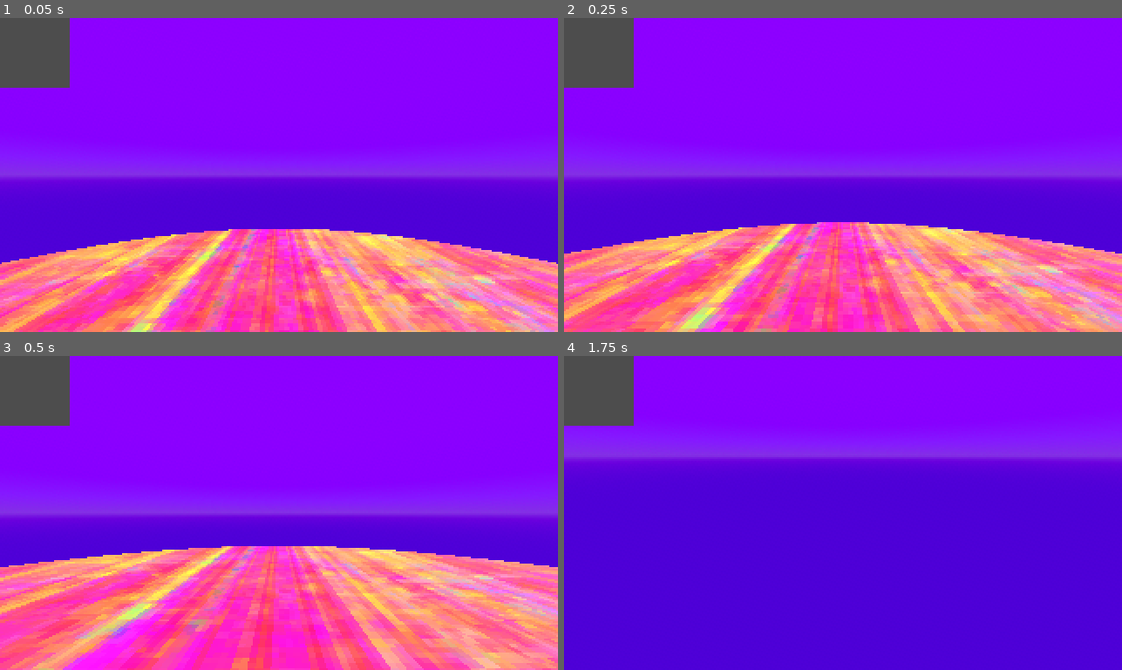
Above: before the commit, frames 1-4 (two rows, left to right).
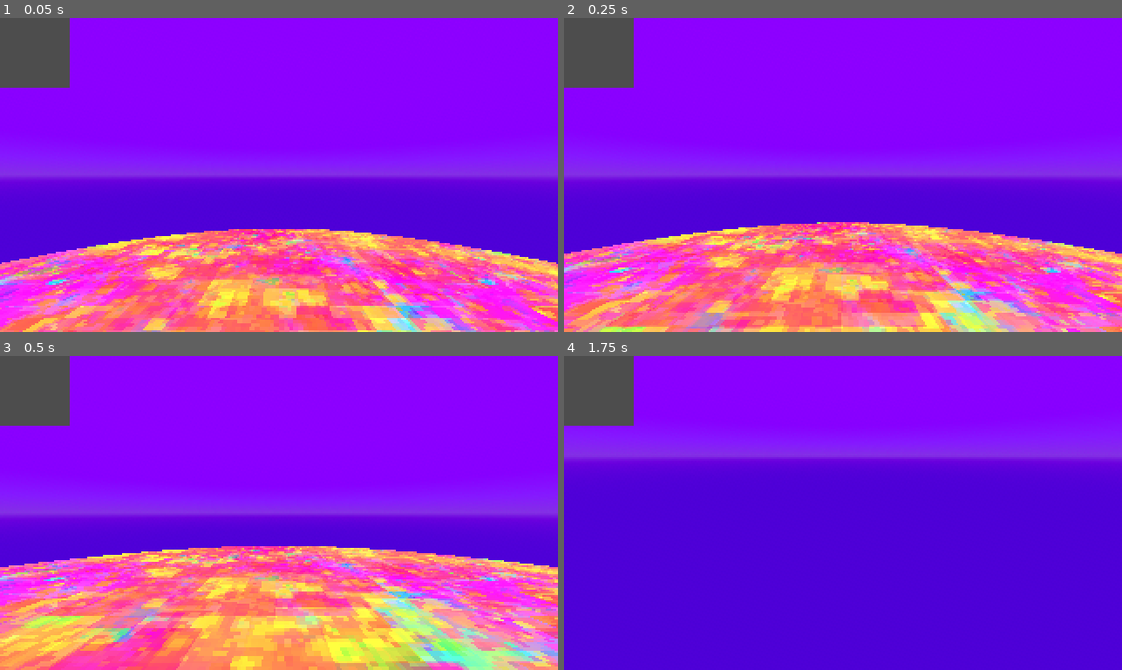
Above: after the commit, the same moments.

Repository: qualitytrash1/CRAZY-GAME
Game: Godot game, scene res://Data/Scenes/Game.tscn
Two runs of this game, one before a commit and one after it. Both use one fixed random seed, a clock stepped at 60 frames per second and the inputs below.
Inputs (mouse positions are in pixels of both pictures, inside the frame that each line leads up to):
- Up to frame 1 (0.05 s): no input
- Up to frame 2 (0.25 s): no input
- Up to frame 3 (0.5 s): no input
- Up to frame 4 (1.75 s): move the mouse to (870, 513) at 0.52 s; hold W (forward) from 0.53 s (still down); tap Down (look_down) at 0.6 s; tap Space (jump) at 0.77, 1.52 s; move the mouse to (815, 513) at 1.27 s; tap Left (look_left) at 1.35 s

The runs differ from the first frame. In frame 1, 26% of the frame differs, in the area x 0-100%, y 67-100%; in frame 2, 28%; in frame 3, 34%, in the area x 0-100%, y 60-100%; in frame 4, nothing differs.

Commit message:
asdfcgtyhu

Diff:
--- a/bonk-bonk...uhh-swing/Data/Scenes/Game.tscn
+++ b/bonk-bonk...uhh-swing/Data/Scenes/Game.tscn
@@ -1,8 +1,7 @@
-[gd_scene load_steps=10 format=3 uid="uid://bfqbt1qxnn60l"]
+[gd_scene load_steps=8 format=3 uid="uid://bfqbt1qxnn60l"]
 
 [ext_resource type="PackedScene" uid="uid://de6f2hlmlsxsd" path="res://Data/Scenes/Player.tscn" id="1_aykmf"]
-[ext_resource type="Shader" uid="uid://kxe02gdoma6e" path="res://Data/Tres/overlay.gdshader" id="1_u6ov3"]
-[ext_resource type="Texture2D" uid="uid://bnmmn8ibxltr6" path="res://Assets/Textures/stardust.png" id="2_xslym"]
+[ext_resource type="Material" uid="uid://bww2njihxtfpe" path="res://Data/Tres/Materials/stardust.tres" id="1_u6ov3"]
 
 [sub_resource type="ProceduralSkyMaterial" id="ProceduralSkyMaterial_aykmf"]
 sky_top_color = Color(0.38431373, 0, 1, 1)
@@ -23,22 +22,8 @@
 adjustment_contrast = 1.15
 adjustment_saturation = 1.15
 
-[sub_resource type="ShaderMaterial" id="ShaderMaterial_xslym"]
-render_priority = 0
-shader = ExtResource("1_u6ov3")
-shader_parameter/overlay_albedo = ExtResource("2_xslym")
-shader_parameter/texture_albedo = ExtResource("2_xslym")
-shader_parameter/albedo_texture_size = Vector2i(128, 128)
-shader_parameter/point_size = 0.0
-shader_parameter/uv1_blend_sharpness = 0.0
-shader_parameter/uv2_blend_sharpness = 0.0
-shader_parameter/uv1_scale = Vector3(0.1, 0.1, 0.1)
-shader_parameter/uv1_offset = Vector3(0, 0, 0)
-shader_parameter/uv2_scale = Vector3(0.05, 0.05, 0.05)
-shader_parameter/uv2_offset = Vector3(0, 0, 0)
-
 [sub_resource type="CylinderMesh" id="CylinderMesh_oth1b"]
-material = SubResource("ShaderMaterial_xslym")
+material = ExtResource("1_u6ov3")
 top_radius = 10.0
 
 [sub_resource type="ConcavePolygonShape3D" id="ConcavePolygonShape3D_oth1b"]
@@ -69,7 +54,9 @@
 
 [node name="CSGBox3D" type="CSGBox3D" parent="."]
 transform = Transform3D(1, 0, 0, 0, 1, 0, 0, 0, 1, -3.9638128, 2.4816542, 0)
+material_overlay = ExtResource("1_u6ov3")
 size = Vector3(1, 5.0024414, 1)
+material = ExtResource("1_u6ov3")
 
 [node name="CanvasLayer" type="CanvasLayer" parent="."]
 
--- /dev/null
+++ b/bonk-bonk...uhh-swing/Data/Tres/Materials/stardust.tres
@@ -0,0 +1,22 @@
+[gd_resource type="ShaderMaterial" load_steps=3 format=3 uid="uid://bww2njihxtfpe"]
+
+[ext_resource type="Shader" uid="uid://kxe02gdoma6e" path="res://Data/Tres/overlay.gdshader" id="1_j2r2e"]
+[ext_resource type="Texture2D" uid="uid://bnmmn8ibxltr6" path="res://Assets/Textures/stardust.png" id="2_rqksh"]
+
+[resource]
+render_priority = 0
+shader = ExtResource("1_j2r2e")
+shader_parameter/overlay_albedo = ExtResource("2_rqksh")
+shader_parameter/texture_albedo = ExtResource("2_rqksh")
+shader_parameter/albedo_texture_size = Vector2i(128, 128)
+shader_parameter/point_size = 0.0
+shader_parameter/uv1_blend_sharpness = 1.0
+shader_parameter/uv2_blend_sharpness = 1.0
+shader_parameter/uv1_scale = Vector3(0.1, 0.1, 0.1)
+shader_parameter/uv1_offset = Vector3(0, 0, 0)
+shader_parameter/uv2_scale = Vector3(0.025, 0.025, 0.025)
+shader_parameter/uv2_offset = Vector3(0, 0, 0)
+shader_parameter/uv1_movement = Vector3(0.01, 0.01, 0.01)
+shader_parameter/uv2_movement = Vector3(0.003, 0.003, 0.003)
+shader_parameter/uv1_movement_stepping = 128.0
+shader_parameter/uv2_movement_stepping = 64.0
--- a/bonk-bonk...uhh-swing/Data/Tres/overlay.gdshader
+++ b/bonk-bonk...uhh-swing/Data/Tres/overlay.gdshader
@@ -3,16 +3,16 @@
 shader_type spatial;
 render_mode blend_mix, depth_draw_opaque, cull_back, diffuse_burley, specular_schlick_ggx;
 
-uniform sampler2D overlay_albedo : source_color, filter_linear_mipmap, repeat_enable;
-uniform sampler2D texture_albedo : source_color, filter_nearest_mipmap, repeat_enable;
+uniform sampler2D overlay_albedo : source_color, filter_nearest, repeat_enable;
+uniform sampler2D texture_albedo : source_color, filter_nearest, repeat_enable;
 uniform ivec2 albedo_texture_size;
-uniform float point_size : hint_range(0.1, 128.0, 0.1);
+uniform float point_size : hint_range(0.1, 128.0, 0.1) = 0.1;
 
 varying vec3 uv1_triplanar_pos;
 varying vec3 uv2_triplanar_pos;
 
-uniform float uv1_blend_sharpness : hint_range(0.0, 150.0, 0.001);
-uniform float uv2_blend_sharpness : hint_range(0.0, 150.0, 0.001);
+uniform float uv1_blend_sharpness : hint_range(1.0, 150.0, 0.001) = 1.1;
+uniform float uv2_blend_sharpness : hint_range(1.0, 150.0, 0.001) = 1.1;
 varying vec3 uv1_power_normal;
 varying vec3 uv2_power_normal;
 
@@ -20,8 +20,13 @@
 uniform vec3 uv1_offset;
 uniform vec3 uv2_scale;
 uniform vec3 uv2_offset;
+uniform vec3 uv1_movement;
+uniform vec3 uv2_movement;
+uniform float uv1_movement_stepping = 32.0;
+uniform float uv2_movement_stepping = 16.0;
 
 void vertex() {
+
 	vec3 normal = MODEL_NORMAL_MATRIX * NORMAL;
 
 	TANGENT = vec3(0.0, 0.0, -1.0) * abs(normal.x);
@@ -36,15 +41,16 @@
 
 	// UV1 Triplanar: Enabled (with World Triplanar)
 	uv1_power_normal = pow(abs(normal), vec3(uv1_blend_sharpness));
-	uv1_triplanar_pos = (MODEL_MATRIX * vec4(VERTEX, 1.0)).xyz * uv1_scale + uv1_offset;
+	uv1_triplanar_pos = (MODEL_MATRIX * vec4(VERTEX, 1.0)).xyz * uv1_scale + uv1_offset + (round((uv2_movement * TIME) * (uv1_movement_stepping / uv1_scale)) / (uv1_movement_stepping / uv1_scale));
 	uv1_power_normal /= dot(uv1_power_normal, vec3(1.0));
 	uv1_triplanar_pos *= vec3(1.0, -1.0, 1.0);
 
 	// UV2 Triplanar: Enabled (with World Triplanar)
 	uv2_power_normal = pow(abs(normal), vec3(uv2_blend_sharpness));
-	uv2_triplanar_pos = (MODEL_MATRIX * vec4(VERTEX, 1.0)).xyz * uv2_scale + uv2_offset;
+	uv2_triplanar_pos = (MODEL_MATRIX * vec4(VERTEX, 1.0)).xyz * uv2_scale + uv2_offset + (round((uv2_movement * TIME) * (uv2_movement_stepping / uv2_scale)) / (uv2_movement_stepping / uv2_scale));
 	uv2_power_normal /= dot(uv2_power_normal, vec3(1.0));
 	uv2_triplanar_pos *= vec3(1.0, -1.0, 1.0);
+
 }
 
 vec4 triplanar_texture(sampler2D p_sampler, vec3 p_weights, vec3 p_triplanar_pos) {
--- /dev/null
+++ b/bonk-bonk...uhh-swing/Data/Tres/psx.gdshader
@@ -0,0 +1,48 @@
+shader_type spatial;
+render_mode vertex_lighting, skip_vertex_transform, diffuse_lambert_wrap;
+
+uniform sampler2D albedo: hint_default_black, filter_nearest_mipmap;
+uniform sampler2D specular: hint_default_black;
+uniform sampler2D emission: hint_default_black;
+
+uniform float jitter: hint_range(0.0, 1.0) = 0.5;
+uniform bool jitter_z_coordinate = true;
+uniform bool jitter_depth_independent = true;
+uniform bool affine_texture_mapping = true;
+uniform float alpha_scissor: hint_range(0.0, 1.0) = 1.0;
+
+void vertex() {
+	VERTEX = (MODELVIEW_MATRIX * vec4(VERTEX, 1.0)).xyz;
+
+	float z_orig = VERTEX.z;
+	float i = (1.0 - jitter) * min(VIEWPORT_SIZE.x, VIEWPORT_SIZE.y) / 2.0;
+
+	if (jitter_depth_independent) {
+		float w = (PROJECTION_MATRIX * vec4(VERTEX, 1.0)).w;
+		VERTEX = round(VERTEX / w * i) / i * w;
+	} else {
+		VERTEX = round(VERTEX * i) / i;
+	}
+
+	if (!jitter_z_coordinate) {
+		VERTEX.z = z_orig;
+	}
+
+	if (affine_texture_mapping) {
+		UV *= VERTEX.z;
+	}
+}
+
+void fragment() {
+	vec2 uv = UV;
+
+	if (affine_texture_mapping) {
+		uv /= VERTEX.z;
+	}
+
+	ALBEDO = texture(albedo, uv).rgb;
+	ALPHA = texture(albedo, uv).a;
+	ALPHA_SCISSOR_THRESHOLD = alpha_scissor;
+	EMISSION = texture(emission, uv).rgb;
+	SPECULAR = texture(specular, uv).r;
+}
--- a/bonk-bonk...uhh-swing/project.godot
+++ b/bonk-bonk...uhh-swing/project.godot
@@ -12,7 +12,7 @@
 
 config/name="BonkBonk...uhh SWING"
 run/main_scene="uid://bfqbt1qxnn60l"
-config/features=PackedStringArray("4.6", "Forward Plus")
+config/features=PackedStringArray("4.5", "Forward Plus")
 config/icon="res://Assets/Textures/icon.svg"
 
 [display]
@@ -85,5 +85,3 @@
 [rendering]
 
 textures/canvas_textures/default_texture_filter=0
-renderer/rendering_method="gl_compatibility"
-renderer/rendering_method.mobile="gl_compatibility"
Binary file added: bonk-bonk...uhh-swing/Assets/Textures/crazy.png
Not shown, added: bonk-bonk...uhh-swing/Assets/Textures/crazy.png.import
Not shown, added: bonk-bonk...uhh-swing/Data/Tres/psx.gdshader.uid
Not shown, added: bonk-bonk...uhh-swing/Nagan.obj
Not shown, added: bonk-bonk...uhh-swing/Nagan.obj.import
Not shown, added: bonk-bonk...uhh-swing/laser-gun_1(1).obj
Not shown, added: bonk-bonk...uhh-swing/laser-gun_1(1).obj.import
Not shown, added: bonk-bonk...uhh-swing/laser-gun_1(2).obj
Not shown, added: bonk-bonk...uhh-swing/laser-gun_1(2).obj.import
Not shown, added: bonk-bonk...uhh-swing/laser-gun_1(3).obj
Not shown, added: bonk-bonk...uhh-swing/laser-gun_1(3).obj.import
Not shown, added: bonk-bonk...uhh-swing/laser-gun_1.obj
(and 1 more such lines)
